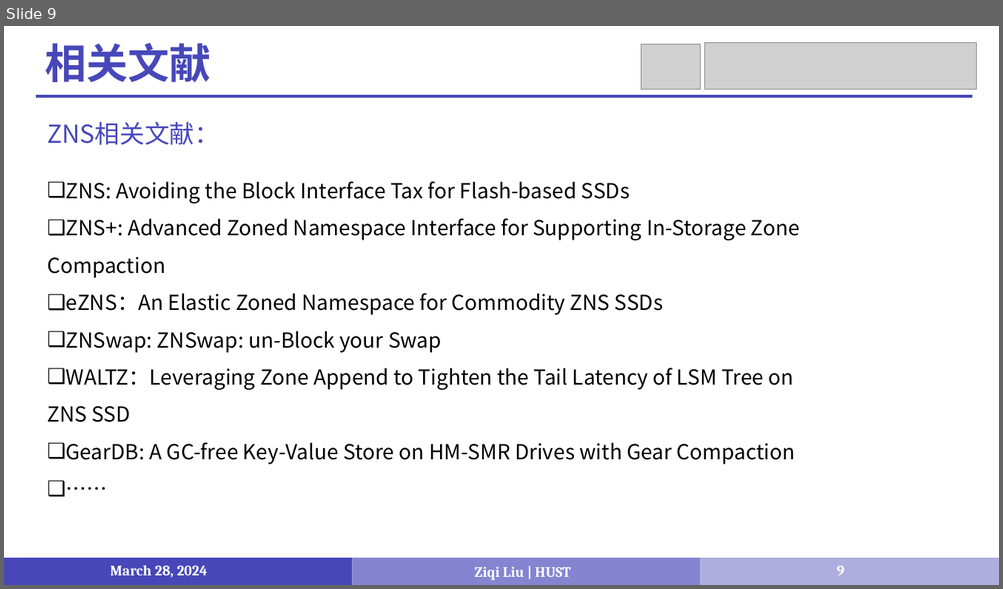
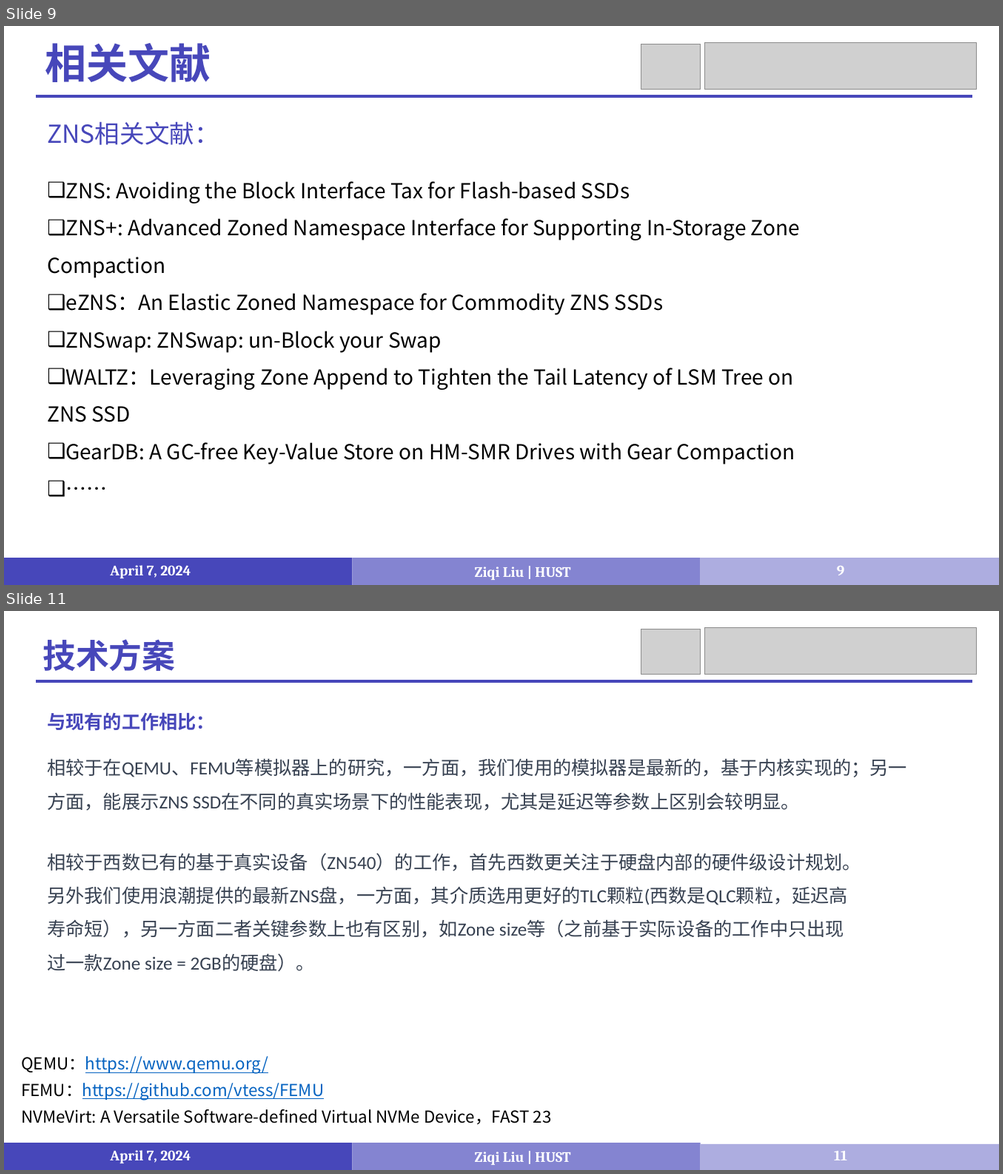
Before and after one commit to LiuziqiOvO/md, a slide deck: Paper/报告/存.pptx. Shown one above the other, each under a label of ours: slide 9 before the commit, slides 9 and 11 after it; the slides between them are not shown. The pictures are 1003x589 and 1003x1174 pixels, drawn with LibreOffice and Linux fonts; fonts in the diff are those of the drawing; grey boxes stand for pictures. Boxes give left, top, right and bottom in pixels: in the first picture for what was removed or moved away, otherwise in the second. Text is boxed around its words. In the diff, an @@ line names an element or a change of style, - is before the commit and + after.

```diff
--- a/Paper/报告/存.pptx
+++ b/Paper/报告/存.pptx
@@ slide 11 added at bbox=[4, 611, 999, 1170], background #FFFFFF @@
@@ picture added at bbox=[640, 629, 700, 675] @@
@@ picture added at bbox=[706, 627, 976, 674] @@
@@ text added at bbox=[42, 639, 175, 671], 32 pt, text #4747BA, bold @@
+技术方案
@@ line added from (35, 681) to (973, 681), #4747BA 3 pt @@
@@ text added at bbox=[47, 712, 907, 811], 18 pt, text #374151 @@
+与现有的工作相比：
+相较于在QEMU、FEMU等模拟器上的研究，一方面，我们使用的模拟器是最新的，基于内核实现的；另一方面，能展示ZNS SSD在不同的真实场景下的性能表现，尤其是延迟等参数上区别会较明显。
@@ text added at bbox=[47, 853, 861, 972], 18 pt, text #374151 @@
+相较于西数已有的基于真实设备（ZN540）的工作，首先西数更关注于硬盘内部的硬件级设计规划。另外我们使用浪潮提供的最新ZNS盘，一方面，其介质选用更好的TLC颗粒(西数是QLC颗粒，延迟高寿命短），另一方面二者关键参数上也有区别，如Zone size等（之前基于实际设备的工作中只出现过一款Zone size = 2GB的硬盘）。
@@ text added at bbox=[21, 1056, 552, 1125], 16 pt, text #000000 @@
+QEMU：https://www.qemu.org/
+FEMU：https://github.com/vtess/FEMU
+NVMeVirt: A Versatile Software-defined Virtual NVMe Device，FAST 23
@@ rectangle added at bbox=[4, 1143, 353, 1170], fill #4747BA @@
@@ rectangle added at bbox=[353, 1143, 701, 1170], fill #8484D1 @@
@@ text added at bbox=[110, 1150, 190, 1164], 14 pt, text #FFFFFF, bold @@
+April 7, 2024
@@ text added at bbox=[475, 1152, 570, 1165], 14 pt, text #FFFFFF, bold @@
+Ziqi Liu | HUST
@@ rectangle added at bbox=[700, 1145, 999, 1170], fill #ADADE0 @@
@@ page number added at bbox=[834, 1151, 847, 1161], 14 pt, text #FFFFFF, bold @@
+11
@@ slide 9 changed as well @@
@@ text at bbox=[110, 565, 190, 579]: text changed @@
-March 28, 2024
+April 7, 2024
```
Also in this commit, not shown: 8 other slides changed, 5 other slides added, 9 other files.
